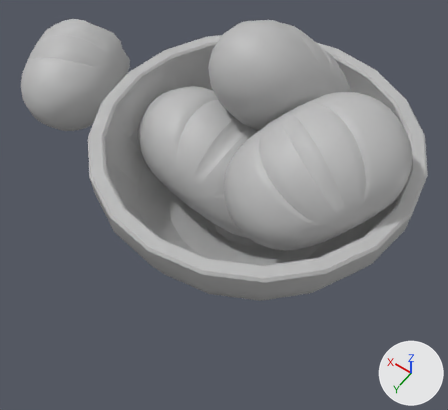
One commit to the FBX model 3D/Assets/Scene-Items/bread.fbx: the scene before it, then after it.
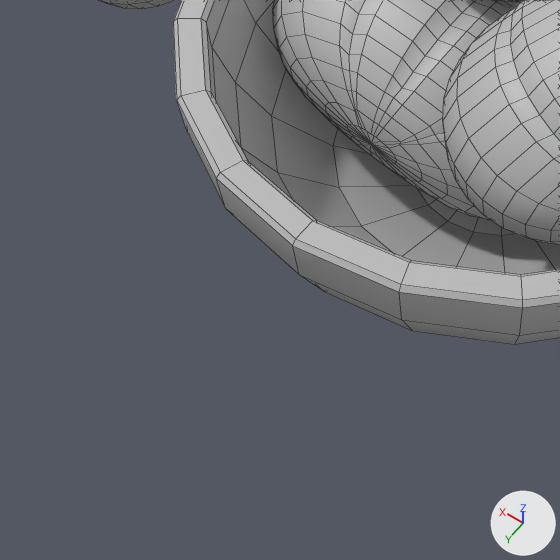
There are two pictures of each version: one whole from a 50 mm camera at (-0.0404, 0.0666, 0.1016) aimed at (0.0003, 0.0095, 0.012), one close up on the part from 0% to 63% of the width and 31% to 100% of the height. The axes (+X, +Y, +Z) are drawn at lower right. The lights are the same throughout. The close-ups show mesh edges as thin lines. Where no turn or scale is listed for an object, it has been applied to the vertices.

Names of what the first close-up shows: 'bowl', 'bread_1', 'bread_2'.
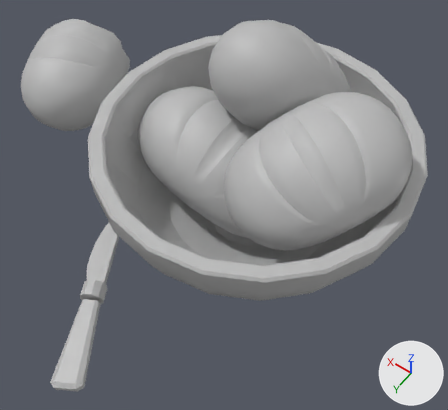
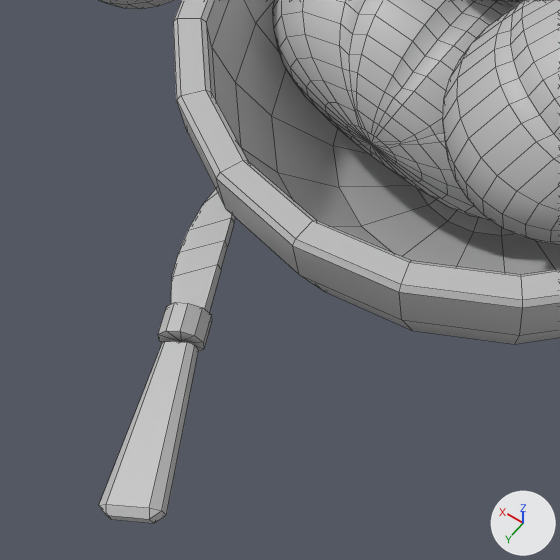
Scene script edits in JSON lines:
```json
{"op": "add", "block": "me_mesh_1", "code": ["me_mesh_1 = bpy.data.meshes.new('Mesh')", "me_mesh_1.from_pydata(...)  # 24 vertices, 22 faces; spans x -0.0094..-0.0004, y -0.0098..0.0084, z -0.0004..0.0015", "me_mesh_1.materials.append(mat_lambert1)  # grey #bcbcbc"]}
{"op": "add", "block": "me_mesh_001_1", "code": ["me_mesh_001_1 = bpy.data.meshes.new('Mesh.001')", "me_mesh_001_1.from_pydata(...)  # 22 vertices, 30 faces; spans x -0.0025..0.0025, y -0.00216..0.00216, z -0.00218..0.00218", "me_mesh_001_1.materials.append(mat_lambert1)  # grey #bcbcbc"]}
{"op": "add", "block": "me_mesh_002_1", "code": ["me_mesh_002_1 = bpy.data.meshes.new('Mesh.002')", "me_mesh_002_1.from_pydata(...)  # 20 vertices, 18 faces; spans x -0.0057..0.0049, y -0.0075..0.0077, z -0.0017..0.0016", "me_mesh_002_1.materials.append(mat_lambert1)  # grey #bcbcbc"]}
{"op": "add", "block": "ob_blade", "code": ["ob_blade = bpy.data.objects.new('blade', me_mesh_1)", "ob_blade.location = (0.01811, 0.02666, 0.00709)"]}
{"op": "add", "block": "ob_connector", "code": ["ob_connector = bpy.data.objects.new('connector', me_mesh_001_1)", "ob_connector.location = (0.00978, 0.03521, 0.00697)"]}
{"op": "add", "block": "ob_handle", "code": ["ob_handle = bpy.data.objects.new('handle', me_mesh_002_1)", "ob_handle.location = (0.00535, 0.04367, 0.00647)"]}
```

Location of each change, [x1, y1, x2, y2] in pixels of the close-ups (560 x 560 px):
```json
{"object": "handle", "change": "added", "after": [99, 341, 198, 523]}
{"object": "blade", "change": "added", "after": [171, 189, 235, 312]}
{"object": "connector", "change": "added", "after": [158, 303, 212, 351]}
```
